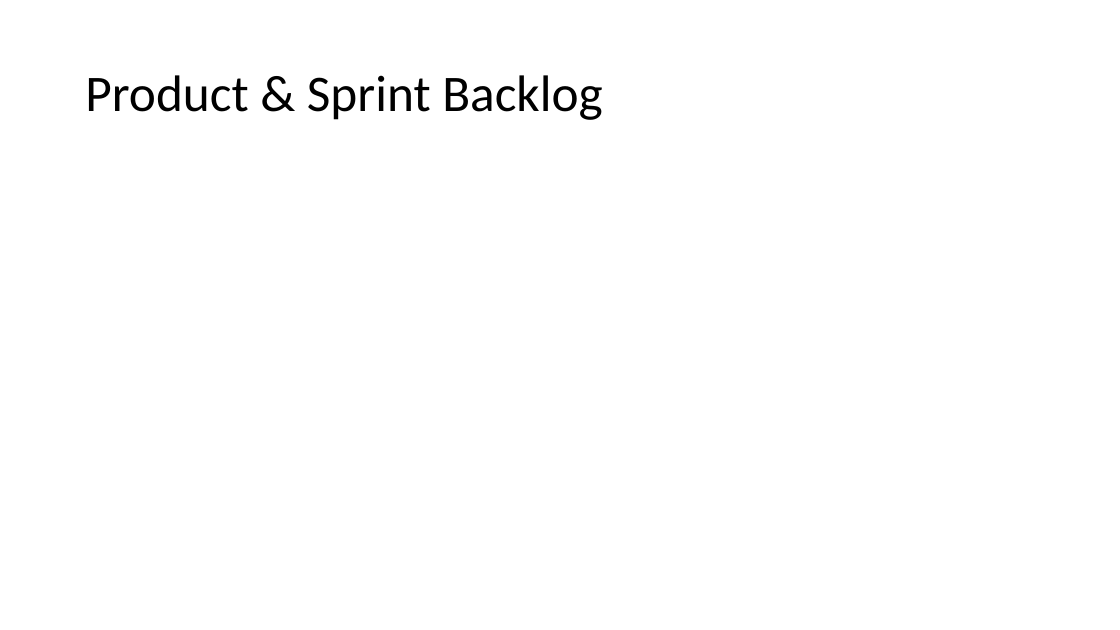
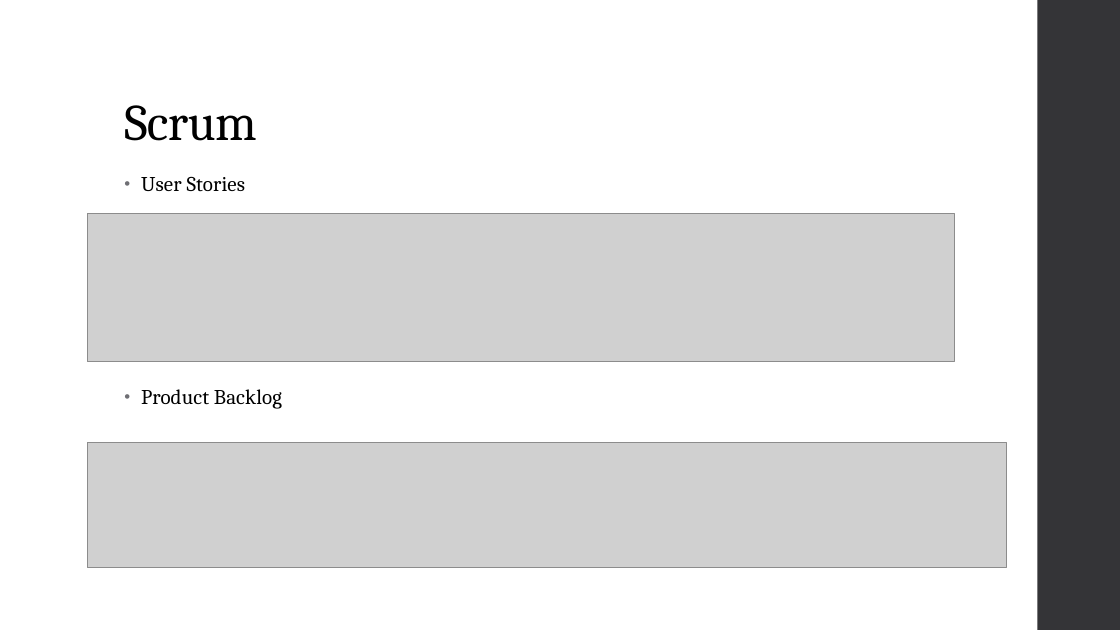
Before and after one commit to SWEHashiSG/hashi, a slide deck: slide 3 of documentation/Präsentation_Hashi_TeamSG.pptx (slide 6 before the commit). Drawn at 1120x630 pixels with LibreOffice and Linux fonts; fonts in the diff are those of the drawing; grey boxes stand for pictures. Boxes give left, top, right and bottom in pixels: in the first picture for what was removed or moved away, otherwise in the second. Text is boxed around its words. In the diff, an @@ line names an element or a change of style, - is before the commit and + after.

```diff
--- a/documentation/Präsentation_Hashi_TeamSG.pptx
+++ b/documentation/Präsentation_Hashi_TeamSG.pptx
@@ rectangle added at (x1=1038, y1=0, x2=1120, y2=630), fill #353537 @@
@@ title "Scrum" at (x1=124, y1=105, x2=257, y2=141): vertical alignment middle to bottom @@
@@ title at (x1=124, y1=105, x2=257, y2=141): text changed; font Calibri to Cambria @@
-Product & Sprint Backlog
+Scrum
@@ text added at (x1=141, y1=176, x2=282, y2=409), 18 pt, text #000000 @@
+• User Stories
+• Product Backlog
@@ picture added at (x1=87, y1=213, x2=954, y2=362) @@
@@ picture added at (x1=87, y1=443, x2=1007, y2=568) @@
```
Also in this commit, not shown: 9 other slides changed, 3 slides added, 1 slide removed.
